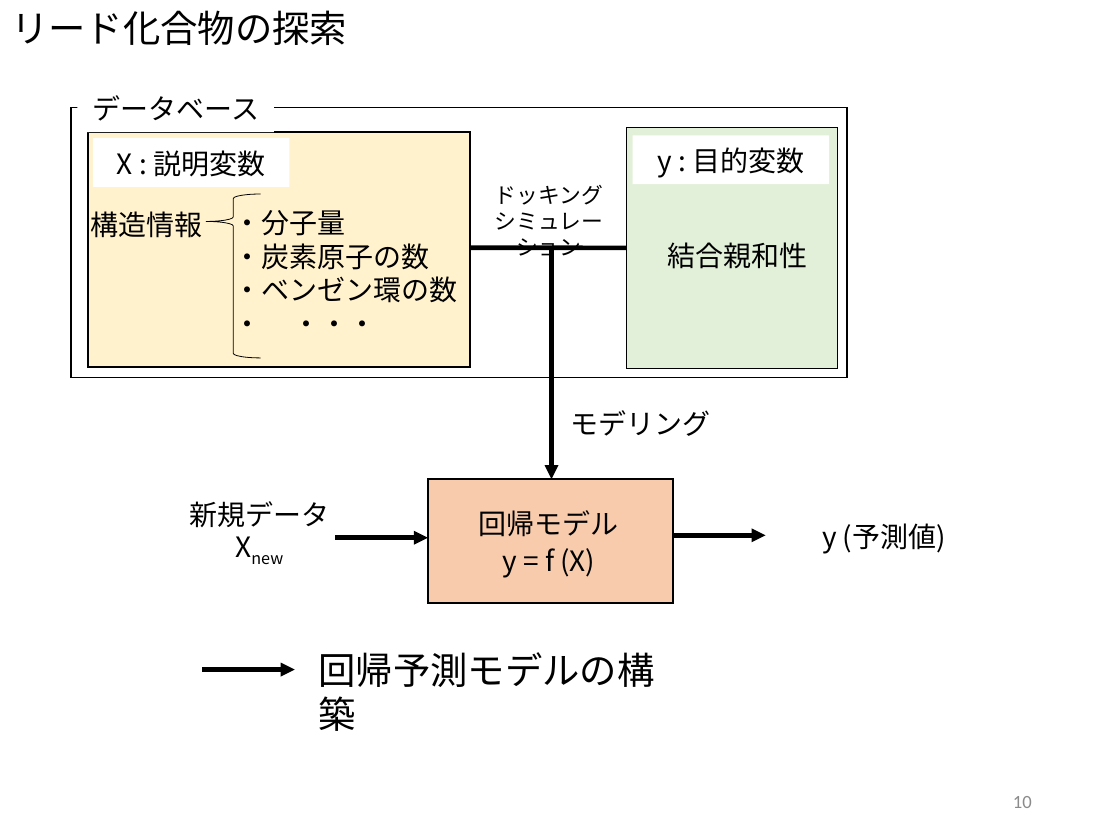
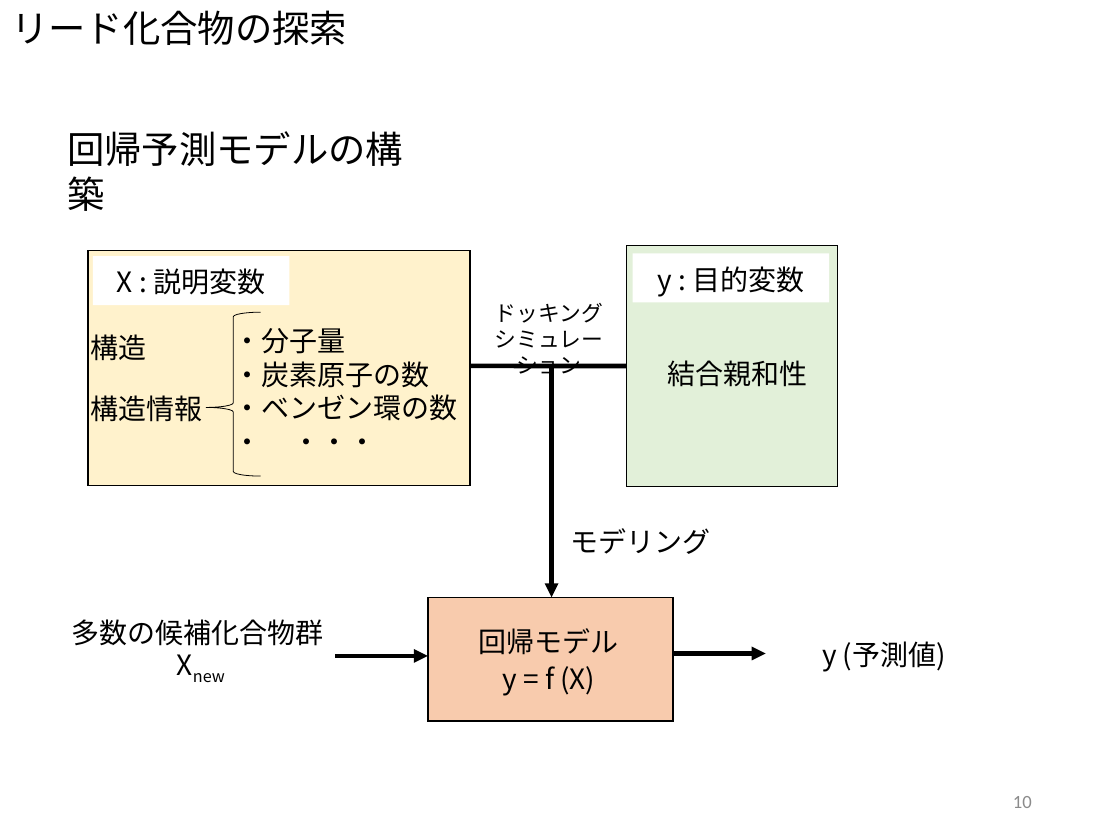
Before and after one commit to miya-dai/system_design, a slide deck: slide 10 of discussion/中間発表.pptx. Drawn at 1120x840 pixels with LibreOffice and Linux fonts; fonts in the diff are those of the drawing. Boxes give left, top, right and bottom in pixels: in the first picture for what was removed or moved away, otherwise in the second. Text is boxed around its words. In the diff, an @@ line names an element or a change of style, - is before the commit and + after.

```diff
--- a/discussion/中間発表.pptx
+++ b/discussion/中間発表.pptx
@@ rectangle removed at (77,83,273,132) @@
-データベース
@@ rectangle removed at (71,108,847,377) @@
@@ text "回帰予測モデルの構築": place and size @@
-text "回帰予測モデルの構築" at (319,652,655,687)
+text "回帰予測モデルの構築" at (67,131,403,166)
@@ 2 rectangles, 1 text, 1 arrow: place and size @@
-2 rectangles, 1 text, 1 arrow at (551,128,838,479)
+2 rectangles, 1 text, 1 arrow at (551,245,838,597)
@@ left brace at (206,312,261,476): proportions changed @@
@@ text added at (90,334,146,361), 18 pt, text #000000 @@
+構造
@@ text "構造情報": place and size @@
-text "構造情報" at (90,211,202,238)
+text "構造情報" at (90,395,202,422)
@@ text at (72,619,324,646): text changed @@
-新規データ Xnew
+多数の候補化合物群
+Xnew
@@ 5 texts, 3 rectangles, 2 arrows, 1 left brace, 1 line: place and size @@
-5 texts, 3 rectangles, 2 arrows, 1 left brace, 1 line at (88,132,946,604)
+5 texts, 3 rectangles, 2 arrows, 1 left brace, 1 line at (88,250,946,721)
@@ arrow removed from (202, 670) to (295, 670) @@
```
Also in this commit, not shown: 3 other slides changed.
